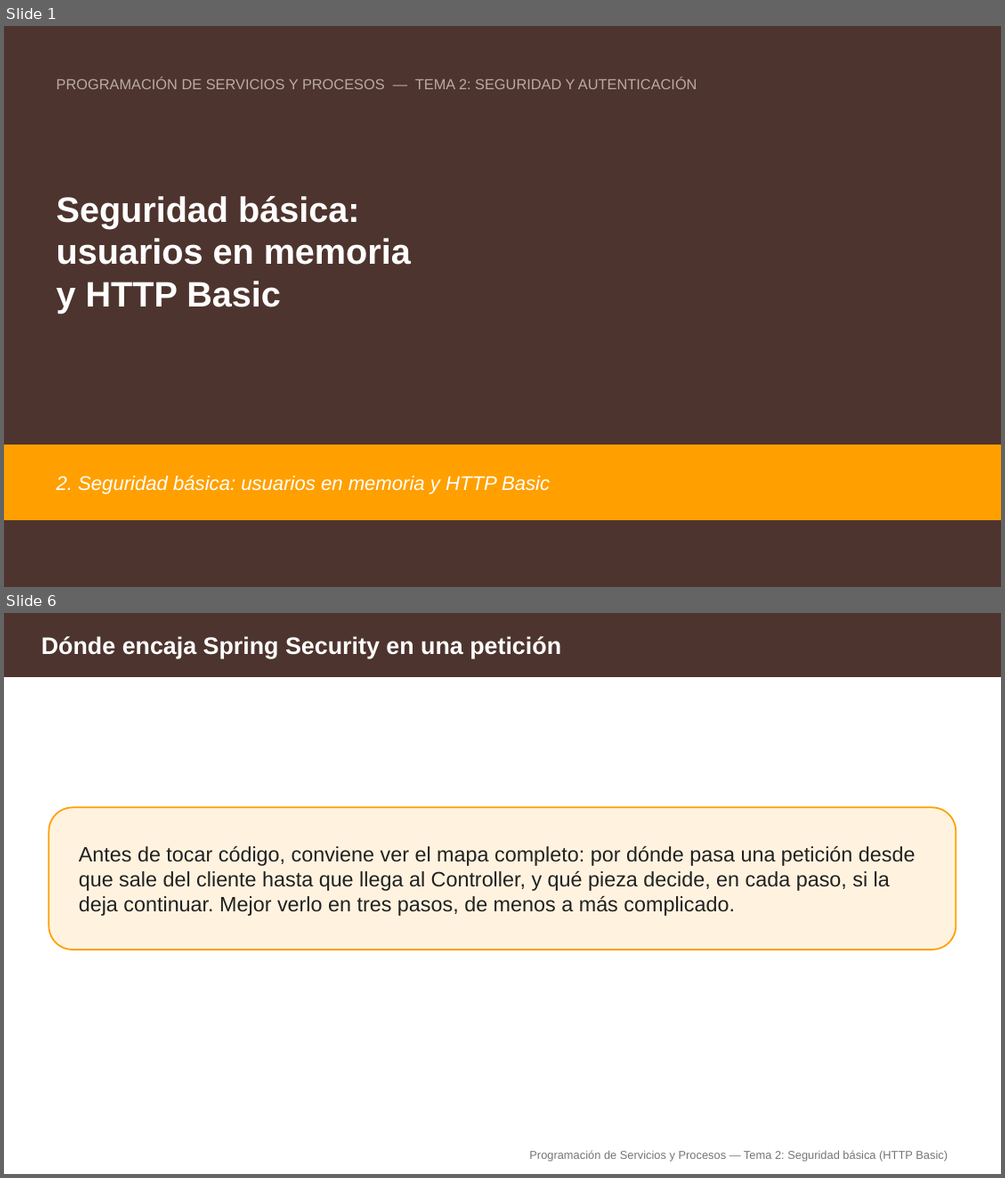
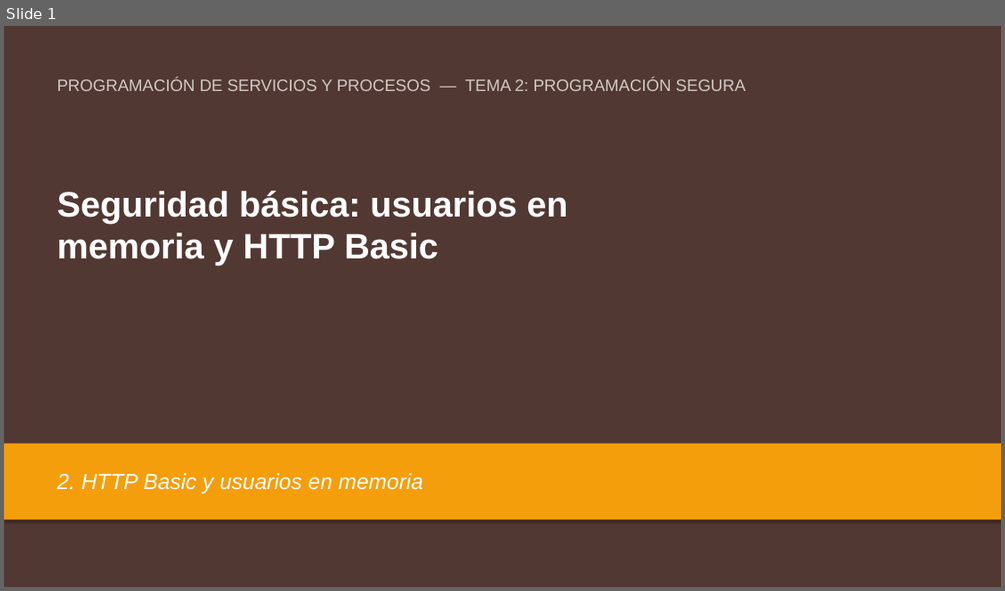
Before and after one commit to aitorventura/programacion-servicios-procesos, a slide deck: docs/tema2/diapositivas/seguridad-basica-http-basic.pptx. Shown one above the other, each under a label of ours: slides 1 and 6 before the commit, slide 1 after it; the slides between them are not shown. The pictures are 1005x1178 and 1005x591 pixels, drawn with LibreOffice and Linux fonts; fonts in the diff are those of the drawing. Boxes give left, top, right and bottom in pixels: in the first picture for what was removed or moved away, otherwise in the second. Text is boxed around its words. In the diff, an @@ line names an element or a change of style, - is before the commit and + after.

Commit message:
primeras sesiones de tema 2

```diff
--- a/docs/tema2/diapositivas/seguridad-basica-http-basic.pptx
+++ b/docs/tema2/diapositivas/seguridad-basica-http-basic.pptx
@@ slide 6 removed at bbox=[4, 613, 1001, 1174], background #FFFFFF @@
@@ rectangle removed at bbox=[4, 613, 1001, 676] @@
@@ text removed at bbox=[41, 636, 561, 658] @@
-Dónde encaja Spring Security en una petición
@@ rounded rectangle removed at bbox=[48, 807, 956, 949] @@
@@ text removed at bbox=[79, 845, 915, 916] @@
-Antes de tocar código, conviene ver el mapa completo: por dónde pasa una petición desde que sale del cliente hasta que llega al Controller, y qué pieza decide, en cada paso, si la deja continuar. Mejor verlo en tres pasos, de menos a más complicado.
@@ text removed at bbox=[529, 1150, 947, 1161] @@
-Programación de Servicios y Procesos — Tema 2: Seguridad básica (HTTP Basic)
@@ slide 1 changed as well @@
@@ background #4E342E to #523832 @@
@@ text at bbox=[57, 78, 746, 91]: text changed; size 14 to 16 pt; text colour #BCAAA4 to #D2C9C5 @@
-PROGRAMACIÓN DE SERVICIOS Y PROCESOS — TEMA 2: SEGURIDAD Y AUTENTICACIÓN
+PROGRAMACIÓN DE SERVICIOS Y PROCESOS — TEMA 2: PROGRAMACIÓN SEGURA
@@ text at bbox=[57, 191, 567, 265]: text changed @@
-Seguridad básica:
-usuarios en memoria
-y HTTP Basic
+Seguridad básica: usuarios en
+memoria y HTTP Basic
@@ rectangle at bbox=[4, 443, 1001, 520]: fill #FFA000 to #F59E0B; outline #FFA000 1 pt to none; shadow on @@
@@ vertical alignment middle to top in 3 elements at bbox=[57, 191, 567, 265], bbox=[57, 78, 746, 91], bbox=[57, 473, 423, 493] @@
@@ text at bbox=[57, 473, 423, 493]: text changed; size 19 to 21 pt @@
-2. Seguridad básica: usuarios en memoria y HTTP Basic
+2. HTTP Basic y usuarios en memoria
```
Also in this commit, not shown: 2 other slides changed, 11 slides added, 26 other slides removed, 17 other files.
